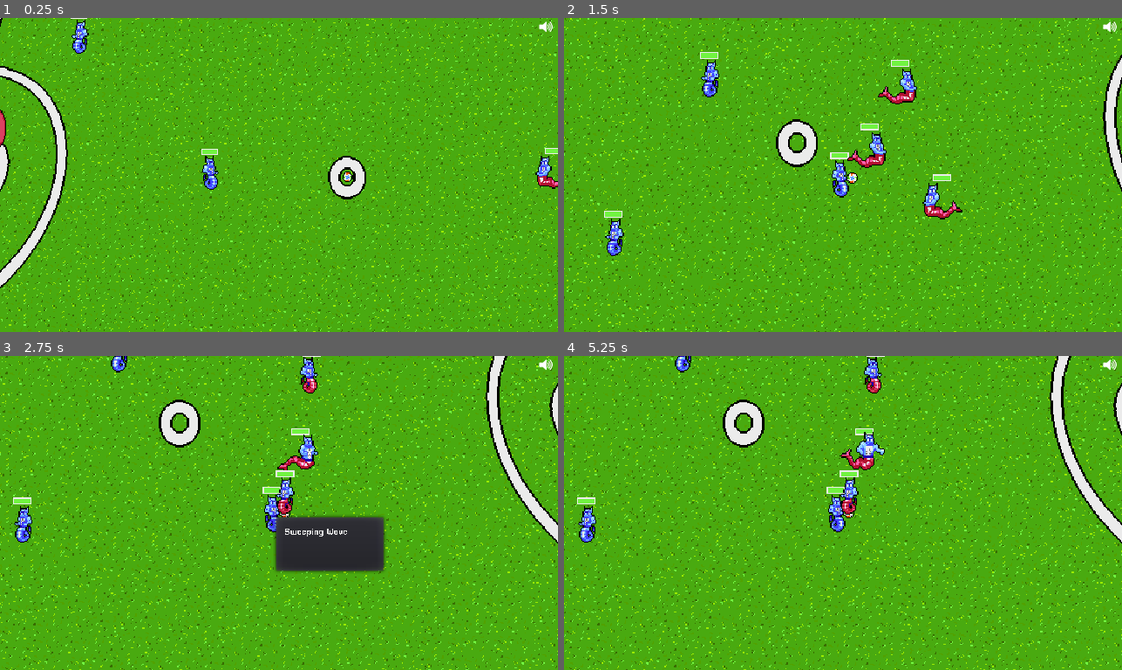
Above: before the commit, frames 1-4 (two rows, left to right).
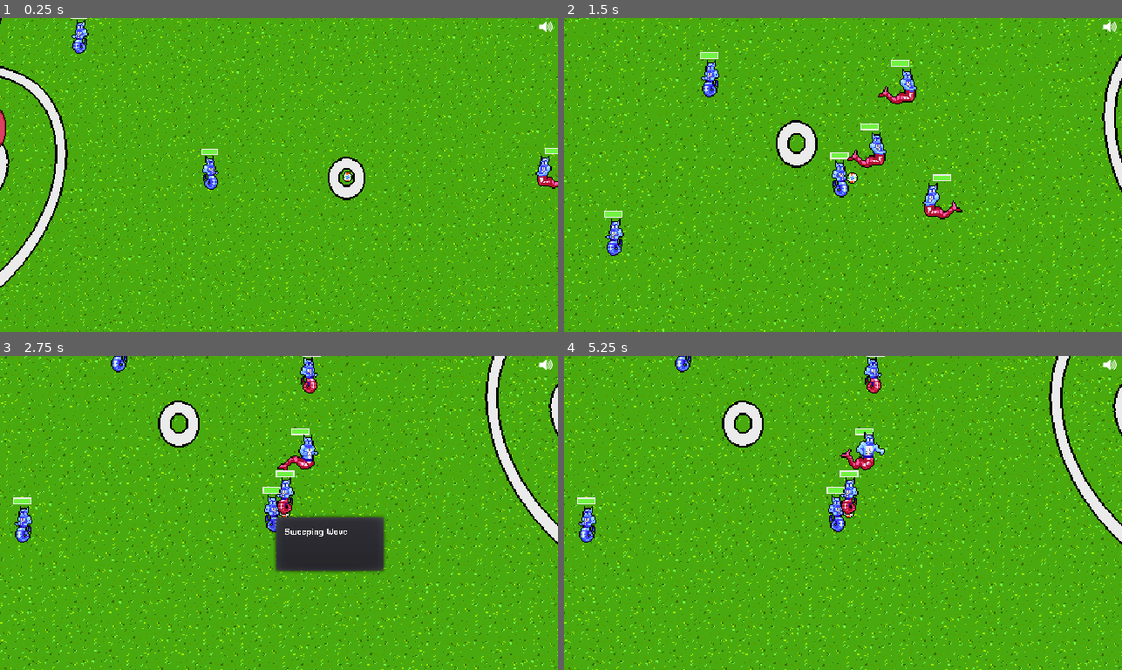
Above: after the commit, the same moments.

Repository: gamkedo-la/Elementaball
Game: Godot game, scene res://Node2D.tscn
Two runs of this game, one before a commit and one after it. Both use one fixed random seed, a clock stepped at 60 frames per second and the inputs below.
Inputs (mouse positions are in pixels of both pictures, inside the frame that each line leads up to):
- Up to frame 1 (0.25 s): no input
- Up to frame 2 (1.5 s): hold Right (ui_right) 0.53-1.28 s; hold Down (ui_down) from 1.28 s (still down)
- Up to frame 3 (2.75 s): release Down (ui_down) at 2.03 s; hold Right (ui_right) from 2.03 s (still down)
- Up to frame 4 (5.25 s): release Right (ui_right) at 2.78 s; hold Up (ui_up) 2.78-3.53 s; hold Left (ui_left) 3.53-5 s; click (1110, 365) at 5 s

The runs differ from the first frame. In frame 1, 8.2% of the frame differs, in the area x 0-100%, y 0-100%; in frame 2, 7.8%; in frame 3, 8.0%; in frame 4, 8.3%.

Commit message:
Added boundaries and enlarged pitch image so no grey shows at edges

Diff:
--- a/Node2D.tscn
+++ b/Node2D.tscn
@@ -60,6 +60,9 @@
 "points": PoolVector2Array( 43.7266, -18.9202, -43.7266, 18.9202, -389.099, -109.713, 5.04538, -46.2493, -5.04538, 46.2 …(317 unchanged characters)…
 }
 
+[sub_resource type="RectangleShape2D" id=13]
+extents = Vector2( 17.9827, 749.178 )
+
 [node name="Main" type="Node2D"]
 
 [node name="Player" parent="." groups=[
@@ -232,6 +235,28 @@
 current = true
 script = ExtResource( 7 )
 margin = Vector2( 200, 100 )
+
+[node name="Outer Walls" type="StaticBody2D" parent="."]
+
+[node name="CollisionShape2D" type="CollisionShape2D" parent="Outer Walls"]
+position = Vector2( -369.751, 108.122 )
+rotation = 0.41189
+shape = SubResource( 13 )
+
+[node name="CollisionShape2D2" type="CollisionShape2D" parent="Outer Walls"]
+position = Vector2( 695.451, 114.796 )
+rotation = -0.408474
+shape = SubResource( 13 )
+
+[node name="CollisionShape2D3" type="CollisionShape2D" parent="Outer Walls"]
+position = Vector2( 164.185, -197.556 )
+rotation = -1.56684
+shape = SubResource( 13 )
+
+[node name="CollisionShape2D4" type="CollisionShape2D" parent="Outer Walls"]
+position = Vector2( 110.384, 447.11 )
+rotation = -1.56684
+shape = SubResource( 13 )
 
 [node name="GUICanvasLayer" type="CanvasLayer" parent="."]
 layer = 10
Binary file changed: Art/multicolor_pitch.png
Not shown: 1 places in Node2D.tscn that only renumber resources
